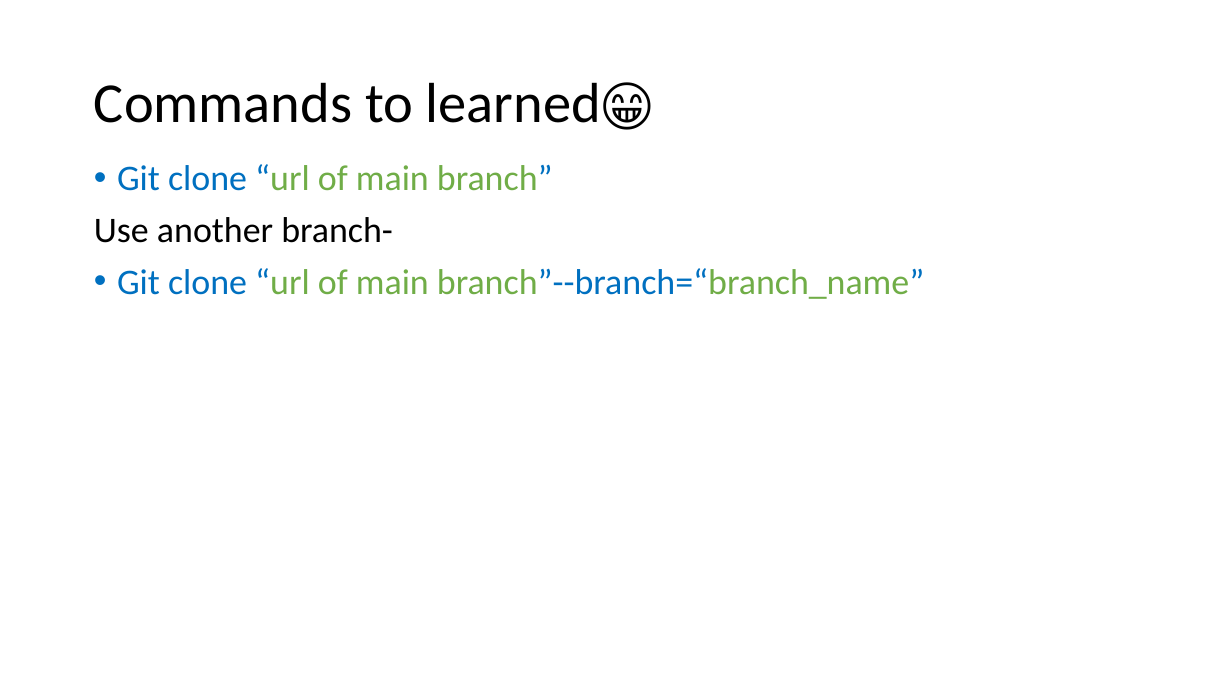
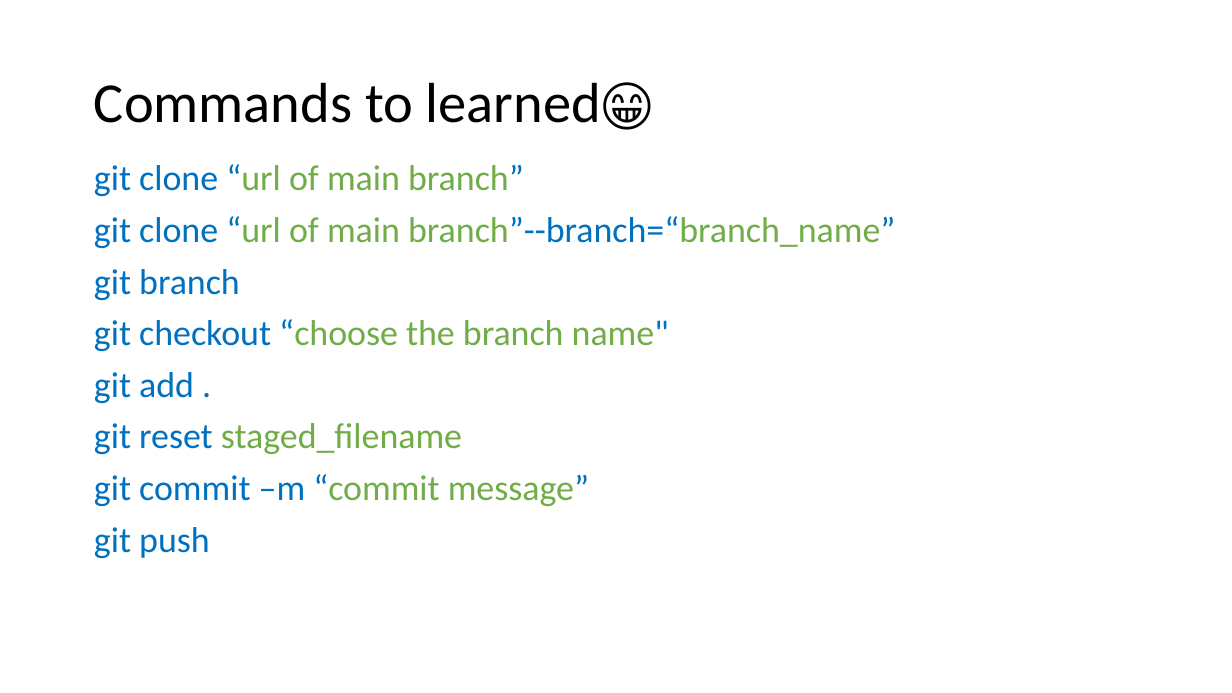
Before and after one commit to kselvan73/Gravity_seizer, a slide deck: slide 8 of Home_done_works/Documents/pptformats/LearningOfGit.pptx (slide 7 before the commit). Drawn at 1232x693 pixels with LibreOffice and Linux fonts; fonts in the diff are those of the drawing. Boxes give left, top, right and bottom in pixels: in the first picture for what was removed or moved away, otherwise in the second. Text is boxed around its words. In the diff, an @@ line names an element or a change of style, - is before the commit and + after.

```diff
--- a/Home_done_works/Documents/pptformats/LearningOfGit.pptx
+++ b/Home_done_works/Documents/pptformats/LearningOfGit.pptx
@@ text at bbox=[94, 164, 895, 558]: text changed; text colour #70AD47 to #0070C0 @@
-• Git clone “url of main branch”
-Use another branch-
-• Git clone “url of main branch”--branch=“branch_name”
+git clone “url of main branch”
+git clone “url of main branch”--branch=“branch_name”
+git branch
+git checkout “choose the branch name"
+git add .
+git reset staged_filename
+git commit –m “commit message”
+git push
```
Also in this commit, not shown: 4 other slides changed, 1 slide added, 1 other file.
